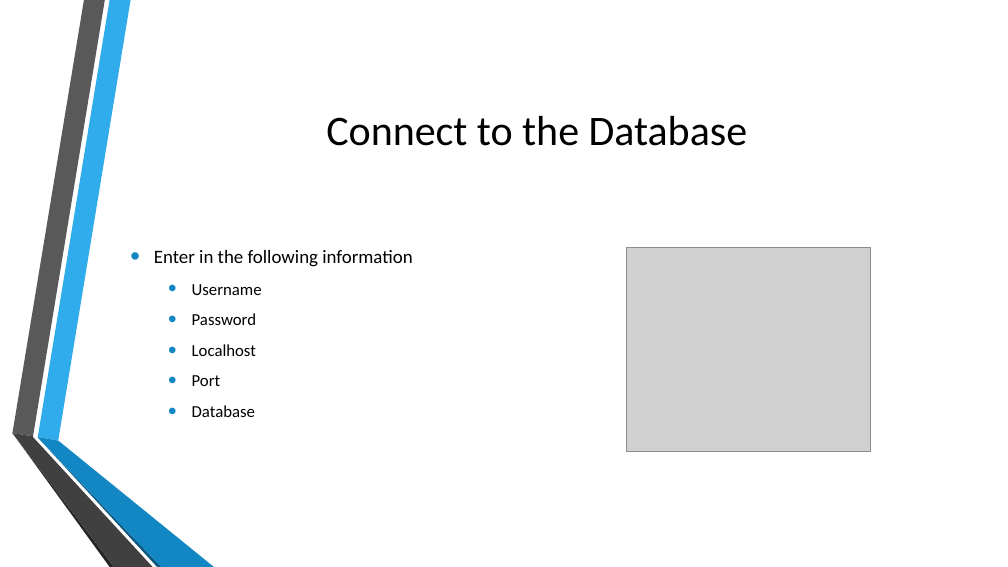
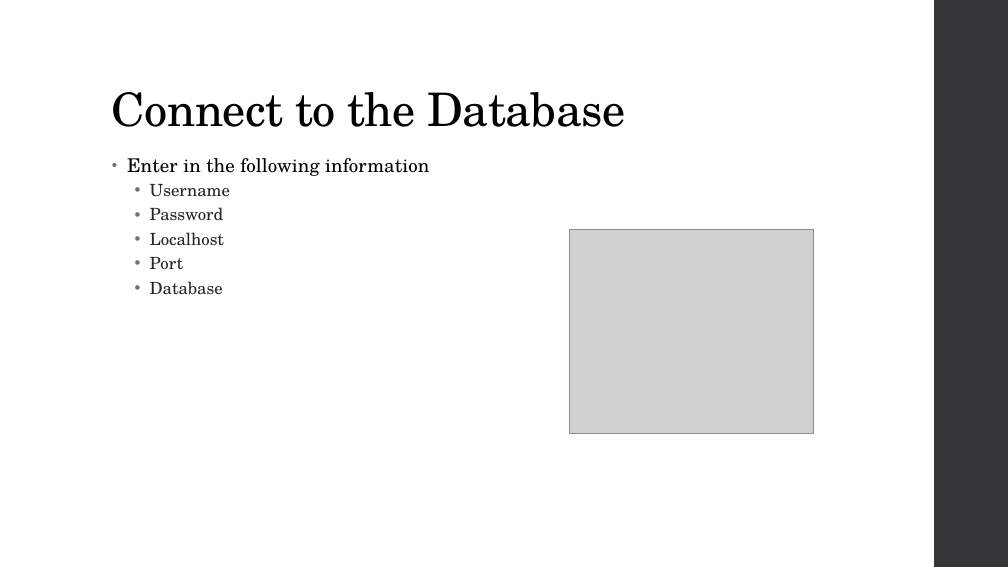
Before and after one commit to MGIS-UMN/GIS5577_week5, a slide deck: slide 17 of Spatial_Databases.odp. Drawn at 1008x567 pixels with LibreOffice and Linux fonts; fonts in the diff are those of the drawing; grey boxes stand for pictures; background and template pictures are left out. Boxes give left, top, right and bottom in pixels: in the first picture for what was removed or moved away, otherwise in the second. Text is boxed around its words. In the diff, an @@ line names an element or a change of style, - is before the commit and + after.

```diff
--- a/Spatial_Databases.odp
+++ b/Spatial_Databases.odp
@@ freeform shape added at (x1=934, y1=0, x2=1008, y2=567), fill #353537 @@
@@ title "Connect to the Database" moved from (x1=326, y1=116, x2=747, y2=146) to (x1=112, y1=92, x2=625, y2=127) @@
@@ title "Connect to the Database" at (x1=112, y1=92, x2=625, y2=127): size 40 to 44 pt, font Calibri to TeX Gyre Schola, letter spacing 0 to -0.5 pt; alignment centre to left; line spacing 1 to 0.9; vertical alignment middle to bottom @@
@@ text "Enter in the following information" moved from (x1=154, y1=250, x2=412, y2=417) to (x1=127, y1=158, x2=429, y2=295) @@
@@ text "Enter in the following information" at (x1=127, y1=158, x2=429, y2=295): font Calibri to TeX Gyre Schola; letter spacing 0 to 0.1 pt in "Enter in the following information"; text colour #000000 to #262626 in "Username", "Password", "Localhost", "Port" and 1 more places; indent changed; line spacing 1 to 0.95; more space between paragraphs; bullet colour #1287C3 to #6F6F74; line spacing 1 to 0.9; less space between paragraphs; vertical alignment middle to top @@
@@ picture moved from (x1=627, y1=248, x2=871, y2=452) to (x1=570, y1=229, x2=814, y2=433) @@
@@ group removed at (x1=12, y1=0, x2=214, y2=567): 6 freeform shapes @@
```
Also in this commit, not shown: 40 other slides changed.
